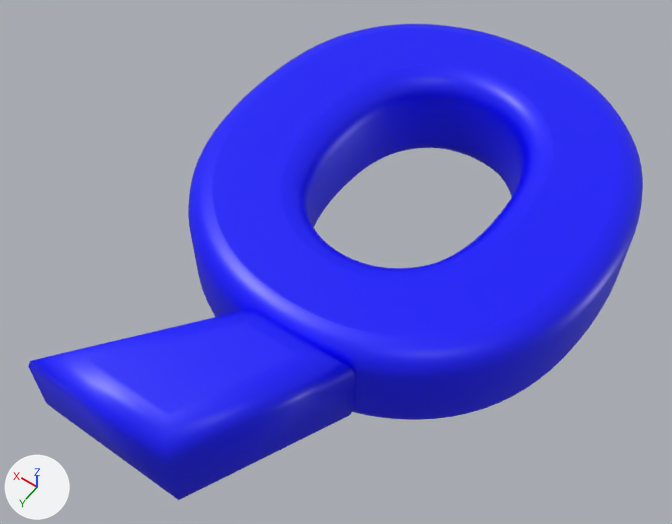
Two versions of the glTF model 3dWords/fonts/glb/243.glb, one commit apart.
Camera for both pictures: a 50 mm camera at (-0.183, 1.473, 1.377) aimed at (0.452, 0.584, -0.019). Every picture has the same lights, and +X, +Y and +Z are marked at lower left. Vertices at the same position are counted once.

In view in the first picture: 'texto'.
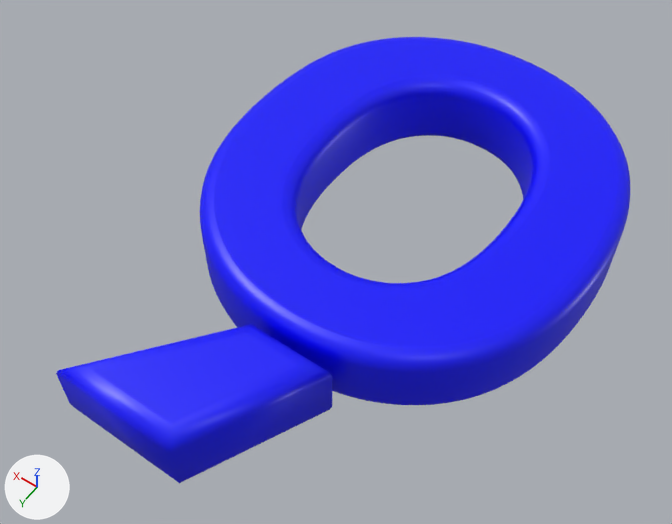
What differs and where, as boxes [x1, y1, x2, y2] in the pictures (672 x 524 px):
'texto', reshaped (7% narrower, 6% shorter)
    before: [28, 24, 643, 500]
    after: [56, 37, 630, 483]
part 1 of me_texto_175, rebuilt (7% shorter)
    before: [188, 24, 643, 420]
    after: [200, 37, 630, 405]
part 2 of me_texto_175, rebuilt (16% narrower, 17% shorter)
    before: [28, 309, 355, 500]
    after: [56, 324, 332, 483]

What changed in the scene script:
```text
Change me_texto_175:
    used by ob_texto; location = (0.0, 0.0, 0.0)
    remove me_texto_175.from_pydata(...)  # 2080 vertices, 4156 faces; spans x -0.001..0.812, y -0.067..1.107, z -0.11..0.11
    add me_texto_175.from_pydata(...)  # 2080 vertices, 4156 faces; spans x 0.019..0.792, y -0.047..1.087, z -0.08..0.08
    me_texto_175 part 1: the loose piece of 2040 vertices spanning x -0.001..0.812, y -0.067..0.829, z -0.11..0.11 is rebuilt with 2040 vertices and now spans x 0.019..0.792, y -0.047..0.809, z -0.08..0.08
    me_texto_175 part 2: the loose piece of 40 vertices spanning x 0.255..0.702, y 0.806..1.107, z -0.11..0.11 is rebuilt with 40 vertices and now spans x 0.287..0.661, y 0.826..1.087, z -0.08..0.08
```
